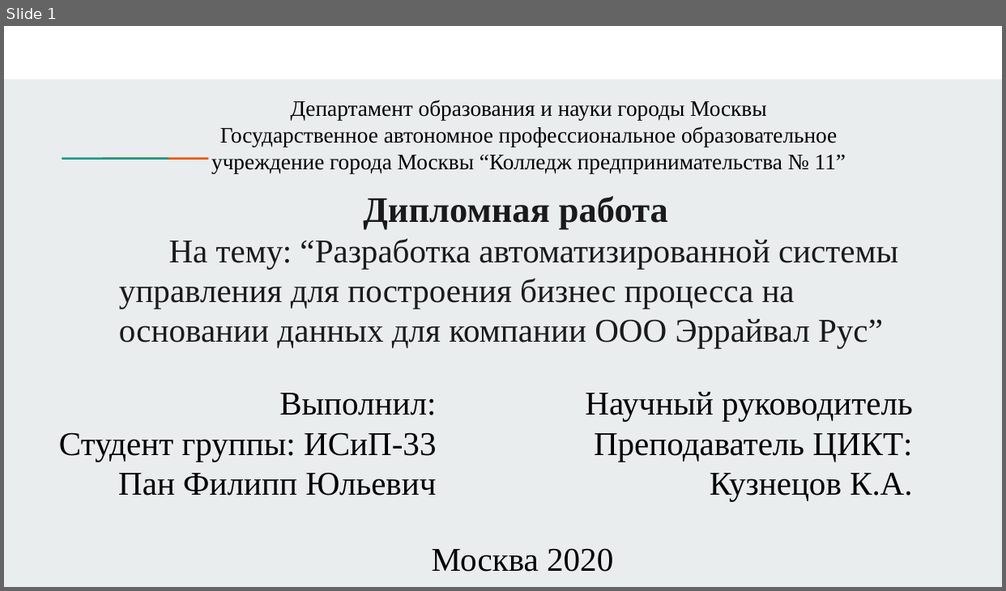
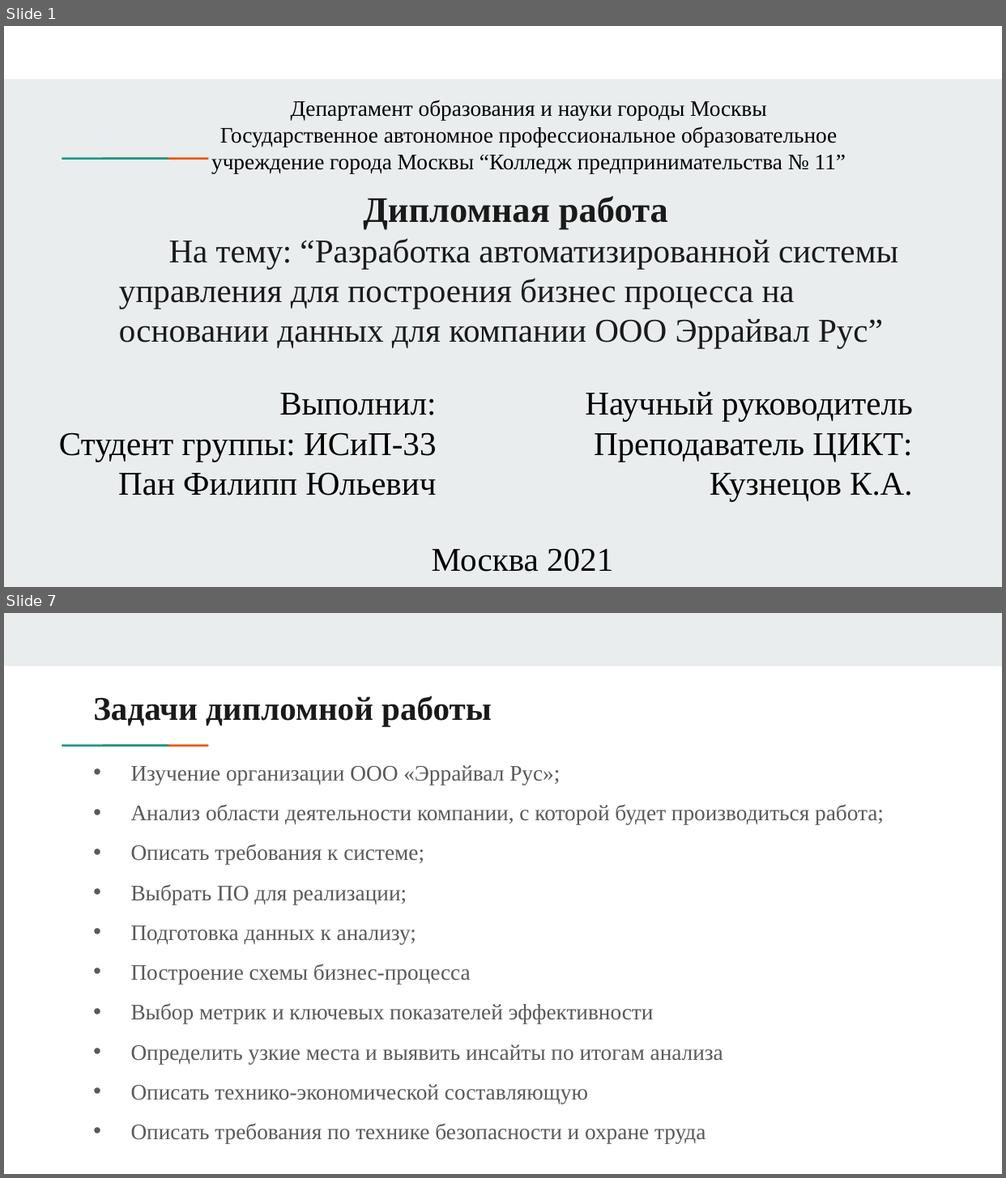
Before and after one commit to PhilippPan/DiplomaKP11, a slide deck: Презентация дипломной работы.pptx. Shown one above the other, each under a label of ours: slide 1 before the commit, slides 1 and 7 after it; the slides between them are not shown. The pictures are 1006x591 and 1006x1178 pixels, drawn with LibreOffice and Linux fonts; fonts in the diff are those of the drawing. Boxes give left, top, right and bottom in pixels: in the first picture for what was removed or moved away, otherwise in the second. Text is boxed around its words. In the diff, an @@ line names an element or a change of style, - is before the commit and + after.

```diff
--- a/Презентация дипломной работы.pptx
+++ b/Презентация дипломной работы.pptx
@@ slide 7 added at box(4, 613, 1002, 1174), background #FFFFFF; not listed: 2 template elements that a slide beside it also shows @@
@@ rectangle added at box(4, 613, 1002, 666), fill #E9EDEE @@
@@ title added at box(93, 696, 492, 726), 24 pt, text #1A1A1A, bold @@
+Задачи дипломной работы
@@ text added at box(131, 765, 884, 1144), 16 pt, text #595959 @@
+• Изучение организации ООО «Эррайвал Рус»;
+• Анализ области деятельности компании, с которой будет производиться работа;
+• Описать требования к системе;
+• Выбрать ПО для реализации;
+• Подготовка данных к анализу;
+• Построение схемы бизнес-процесса
+• Выбор метрик и ключевых показателей эффективности
+• Определить узкие места и выявить инсайты по итогам анализа
+• Описать технико-экономической составляющую
+• Описать требования по технике безопасности и охране труда
@@ slide 1 changed as well @@
@@ subtitle at box(432, 548, 613, 572): text changed @@
-Москва 2020
+Москва 2021
```
Also in this commit, not shown: 2 other slides changed, 7 other slides added, 5 slides removed, 1 other file.
